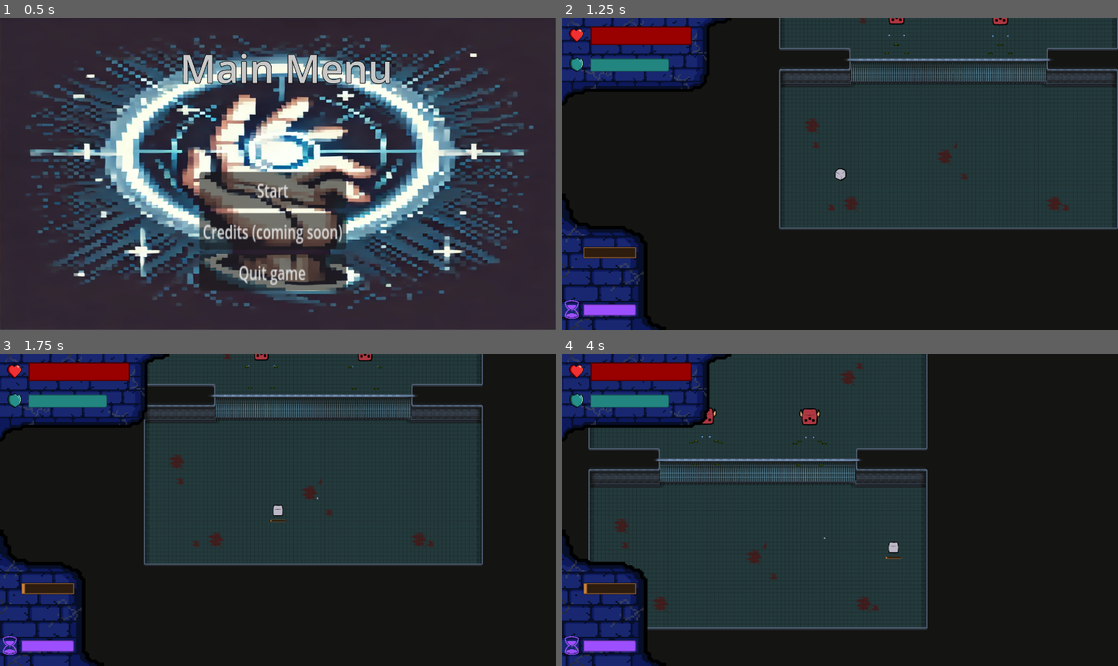
Above: before the commit, frames 1-4 (two rows, left to right).
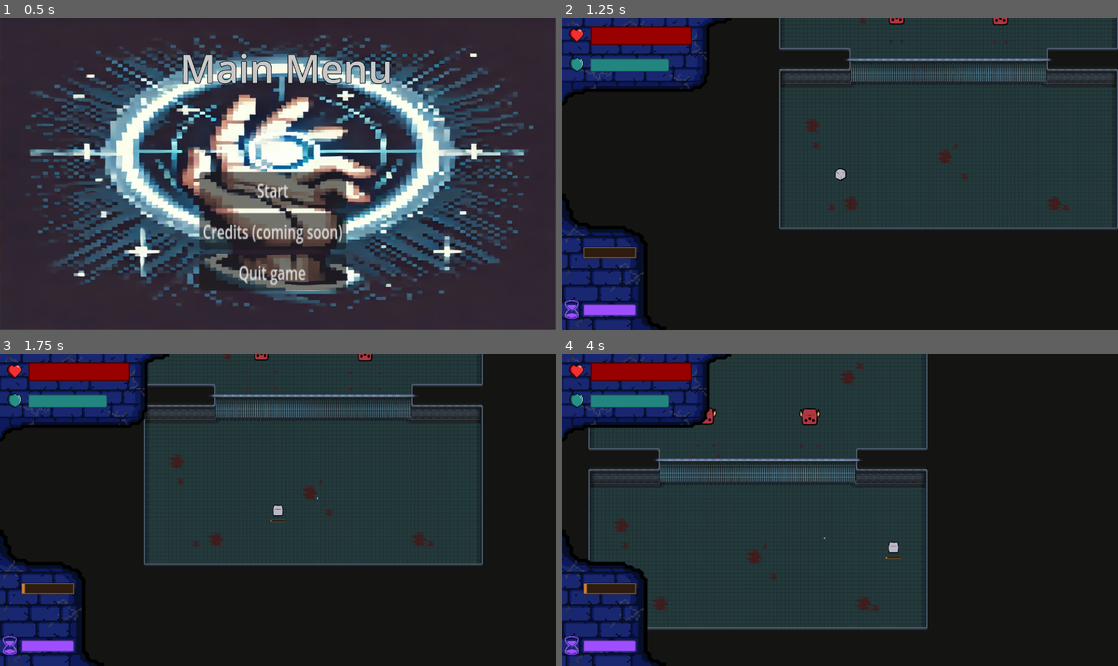
Above: after the commit, the same moments.

Repository: TheMilanMiracle/pyramid-scam-games-game
Game: Godot game, scene res://scenes/UI/main_menu.tscn
Two runs of this game, one before a commit and one after it. Both use one fixed random seed, a clock stepped at 60 frames per second and the inputs below. The engine's default icon, where the game draws it, is replaced by a stand-in: a white triangle on a blue panel in a dark square.
Inputs (mouse positions are in pixels of both pictures, inside the frame that each line leads up to):
- Up to frame 1 (0.5 s): no input
- Up to frame 2 (1.25 s): click "Start" at 0.5 s
- Up to frame 3 (1.75 s): move the mouse to (400, 494) at 1.27 s; hold D (right) from 1.28 s (still down); hold F (force) from 1.28 s (still down); click (400, 494) at 1.42 s
- Up to frame 4 (4 s): move the mouse to (728, 525) at 2.02 s; release D (right) at 2.03 s; release F (force) at 2.03 s; hold S (down) 2.03-2.78 s; tap E (select) at 2.1 s; tap Enter at 2.75 s; move the mouse to (895, 441) at 2.77 s; hold D (right) 2.78-3.53 s; tap Space (space) at 2.85 s; move the mouse to (617, 357) at 3.52 s; hold W (up) from 3.53 s (still down); tap F (force) at 3.6 s; click (617, 357) at 3.67 s

Frame 1 is identical in both runs. In frame 2, less than 0.1% of the frame differs, in the area x 58-81%, y 5-12%; in frame 3, less than 0.1%; in frame 4, less than 0.1%, in the area x 22-48%, y 26-36%.

Commit message:
enemy now can shoot the new type of bullet

Diff:
--- a/juego-single/scenes/entities/enemy.tscn
+++ b/juego-single/scenes/entities/enemy.tscn
@@ -1,6 +1,5 @@
-[gd_scene load_steps=12 format=3 uid="uid://8bkc5iqcovta"]
+[gd_scene load_steps=11 format=3 uid="uid://8bkc5iqcovta"]
 
-[ext_resource type="Texture2D" uid="uid://c4ng4jwrbt8j8" path="res://icon.svg" id="1_2nxlp"]
 [ext_resource type="Script" path="res://scripts/entities/enemy.gd" id="1_j2uv2"]
 [ext_resource type="Texture2D" uid="uid://bfr42cfonoyrg" path="res://assets/skins/monster.png" id="2_wstkp"]
 [ext_resource type="Script" path="res://scripts/path_follow.gd" id="3_as5i7"]
@@ -82,35 +81,35 @@
 position = Vector2(0, 136)
 curve = SubResource("Curve2D_x6n38")
 
-[node name="PathFollow2D" type="PathFollow2D" parent="Path2D"]
+[node name="LPath" type="PathFollow2D" parent="Path2D"]
 position = Vector2(-90, -90)
 rotation = 1.5708
 rotates = false
 script = ExtResource("3_as5i7")
 
-[node name="Marker2D" type="Marker2D" parent="Path2D/PathFollow2D"]
+[node name="LMarker" type="Marker2D" parent="Path2D/LPath"]
+position = Vector2(0, 0.000366211)
 rotation = -1.5708
 
-[node name="Sprite2D" type="Sprite2D" parent="Path2D/PathFollow2D"]
-scale = Vector2(0.1, 0.1)
-texture = ExtResource("1_2nxlp")
+[node name="LEnemyDirection" type="Marker2D" parent="Path2D/LPath/LMarker"]
+position = Vector2(0, 96)
 
-[node name="PathFollow2D2" type="PathFollow2D" parent="Path2D"]
+[node name="RPath" type="PathFollow2D" parent="Path2D"]
 position = Vector2(90, -90)
 rotation = -1.57084
 progress = 285.53
 rotates = false
 script = ExtResource("3_as5i7")
 
-[node name="Marker2D" type="Marker2D" parent="Path2D/PathFollow2D2"]
+[node name="RMarker" type="Marker2D" parent="Path2D/RPath"]
 rotation = 1.5708
 
-[node name="Sprite2D" type="Sprite2D" parent="Path2D/PathFollow2D2"]
-scale = Vector2(0.1, 0.1)
-texture = ExtResource("1_2nxlp")
+[node name="REnemyDirection" type="Marker2D" parent="Path2D/RPath/RMarker"]
+position = Vector2(-0.00384521, 96)
+rotation = 4.00543e-05
 
 [node name="ShootCooldown" type="Timer" parent="."]
-wait_time = 0.25
+wait_time = 0.15
 autostart = true
 
 [node name="Hurtbox" type="Area2D" parent="."]
--- a/juego-single/scripts/entities/enemy.gd
+++ b/juego-single/scripts/entities/enemy.gd
@@ -9,10 +9,12 @@
 const MAX_HEALTH: int = 3
 var HEALTH: int
 
-const bulletPath = preload("res://scenes/entities/enemy_bullet.tscn")
-@onready var marker_2d: Marker2D = $Path2D/PathFollow2D/Marker2D
+const bullet = preload("res://scenes/entities/bullet.tscn")
+@onready var left_marker: Marker2D = $Path2D/LPath/LMarker
+@onready var left_direction: Marker2D = $Path2D/LPath/LMarker/LEnemyDirection
+@onready var right_marker: Marker2D = $Path2D/RPath/RMarker
+@onready var right_direction: Marker2D = $Path2D/RPath/RMarker/REnemyDirection
 @onready var shoot_cooldown: Timer = $ShootCooldown
-@onready var marker_2d_2: Marker2D = $Path2D/PathFollow2D2/Marker2D
 @onready var hurtbox = $Hurtbox
 @onready var animation_player: AnimationPlayer = $AnimationPlayer
 
@@ -35,14 +37,23 @@
 		queue_free()
 
 func shoot():
-	var bullet = bulletPath.instantiate()
-	var bullet_2 = bulletPath.instantiate()
-	get_parent().add_child(bullet)
-	get_parent().add_child(bullet_2)
-	bullet.global_position = marker_2d.global_position
-	bullet.global_rotation = marker_2d.global_rotation
-	bullet_2.global_position = marker_2d_2.global_position
-	bullet_2.global_rotation = marker_2d_2.global_rotation
+	var left_bullet: Bullet = bullet.instantiate()
+	var right_bullet: Bullet = bullet.instantiate()
+
+	get_parent().add_child(left_bullet)
+	get_parent().add_child(right_bullet)
+
+	left_bullet.global_position = left_marker.global_position
+	right_bullet.global_position = right_marker.global_position
+
+	left_bullet.look_at(left_direction.global_position)
+	right_bullet.look_at(right_direction.global_position)
+
+	left_bullet.SPEED_MULTIPLIER = 0.8
+	right_bullet.SPEED_MULTIPLIER = 0.8
+
+	left_bullet.modulate = Color(0.5, 0.1, 0.1)
+	right_bullet.modulate = Color(0.5, 0.1, 0.1)
 
 
 func _on_hurtbox_input_event(viewport: Node, event: InputEvent, shape_idx: int) -> void:
